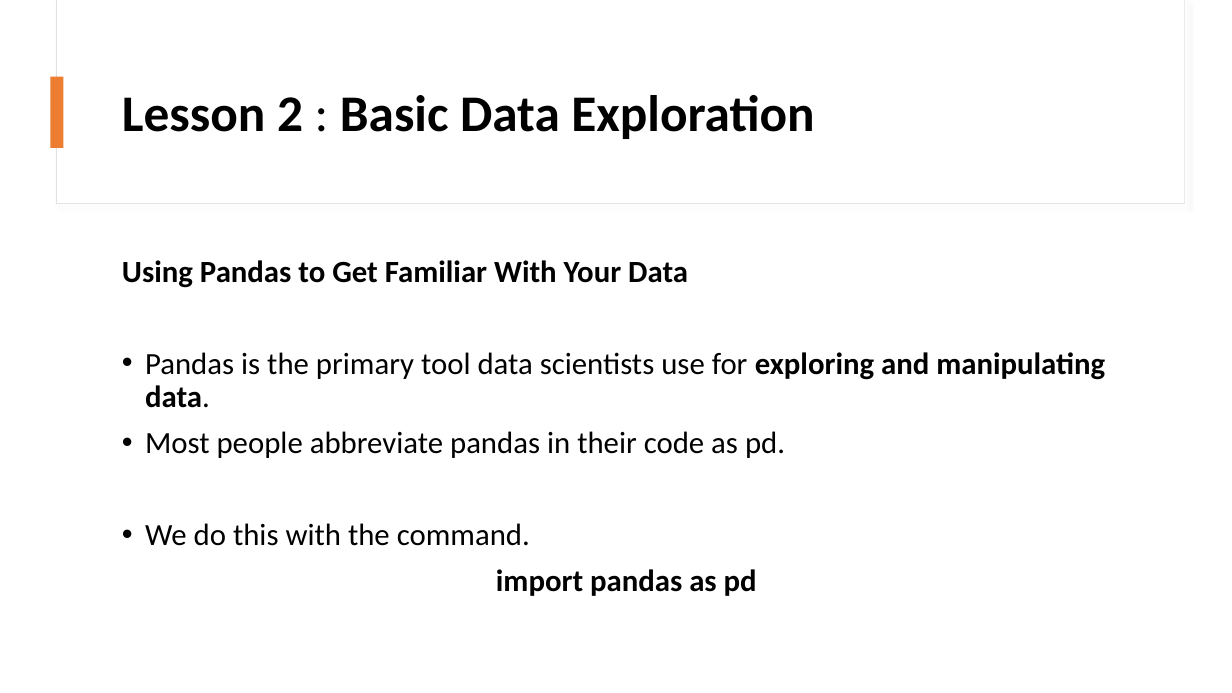
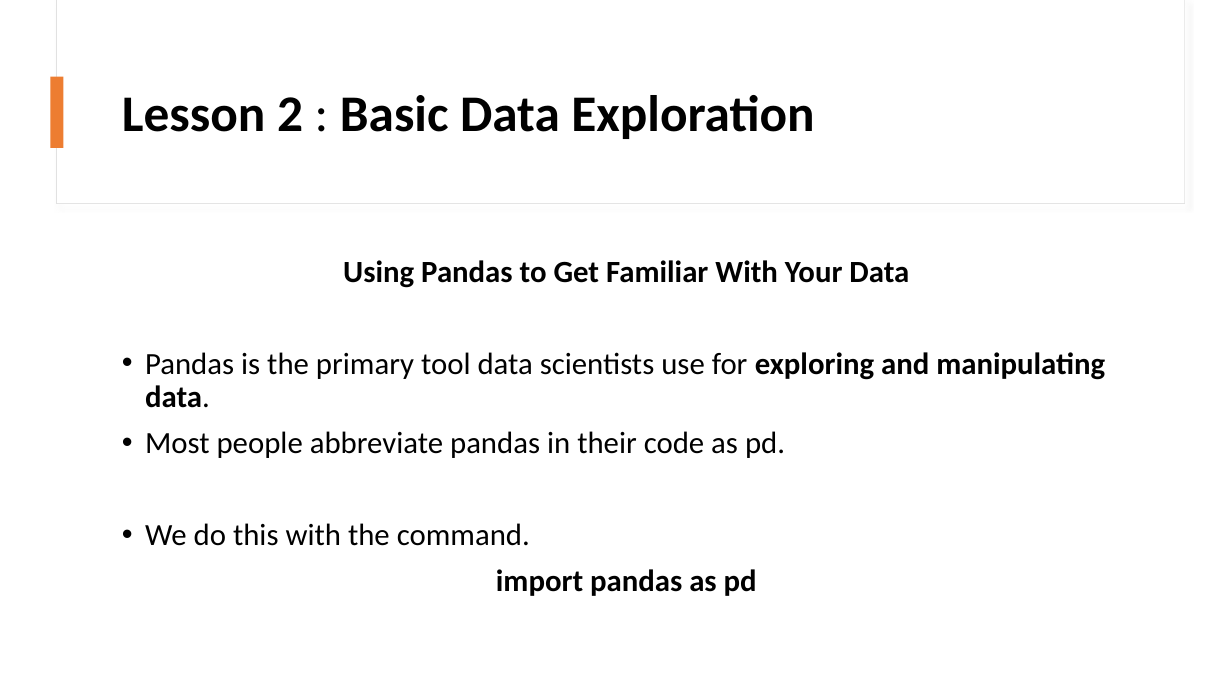
Before and after one commit to RATHOD-SHUBHAM/Kaggle-Course, a slide deck: slide 4 of Kaggle - Into to ML.pptx. Drawn at 1232x693 pixels with LibreOffice and Linux fonts; fonts in the diff are those of the drawing. Boxes give left, top, right and bottom in pixels: in the first picture for what was removed or moved away, otherwise in the second. Text is boxed around its words. In the diff, an @@ line names an element or a change of style, - is before the commit and + after.

```diff
--- a/Kaggle - Into to ML.pptx
+++ b/Kaggle - Into to ML.pptx
@@ text at bbox=[343, 260, 909, 288]: alignment left to centre @@
```
Also in this commit, not shown: 3 other slides changed, 3 slides added, 5 other files.
